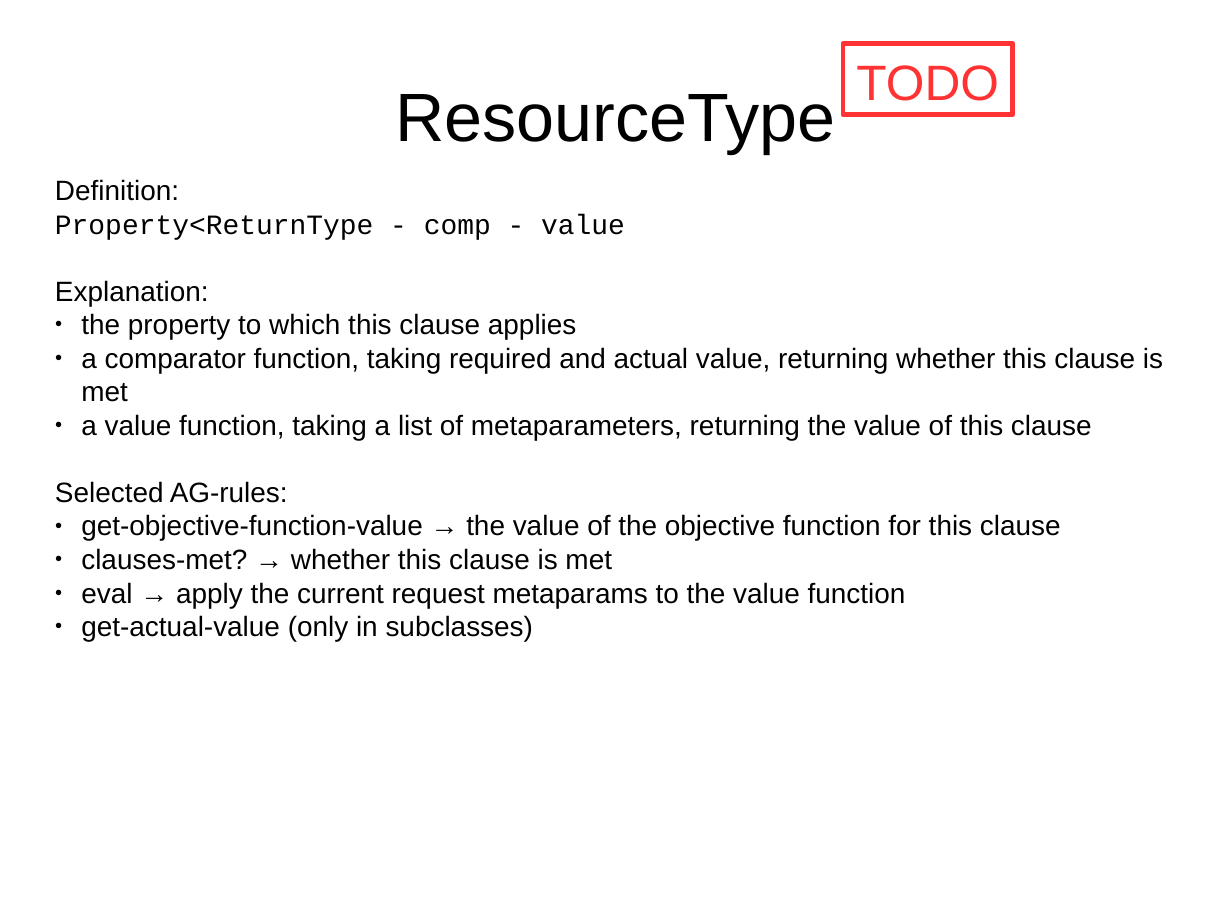
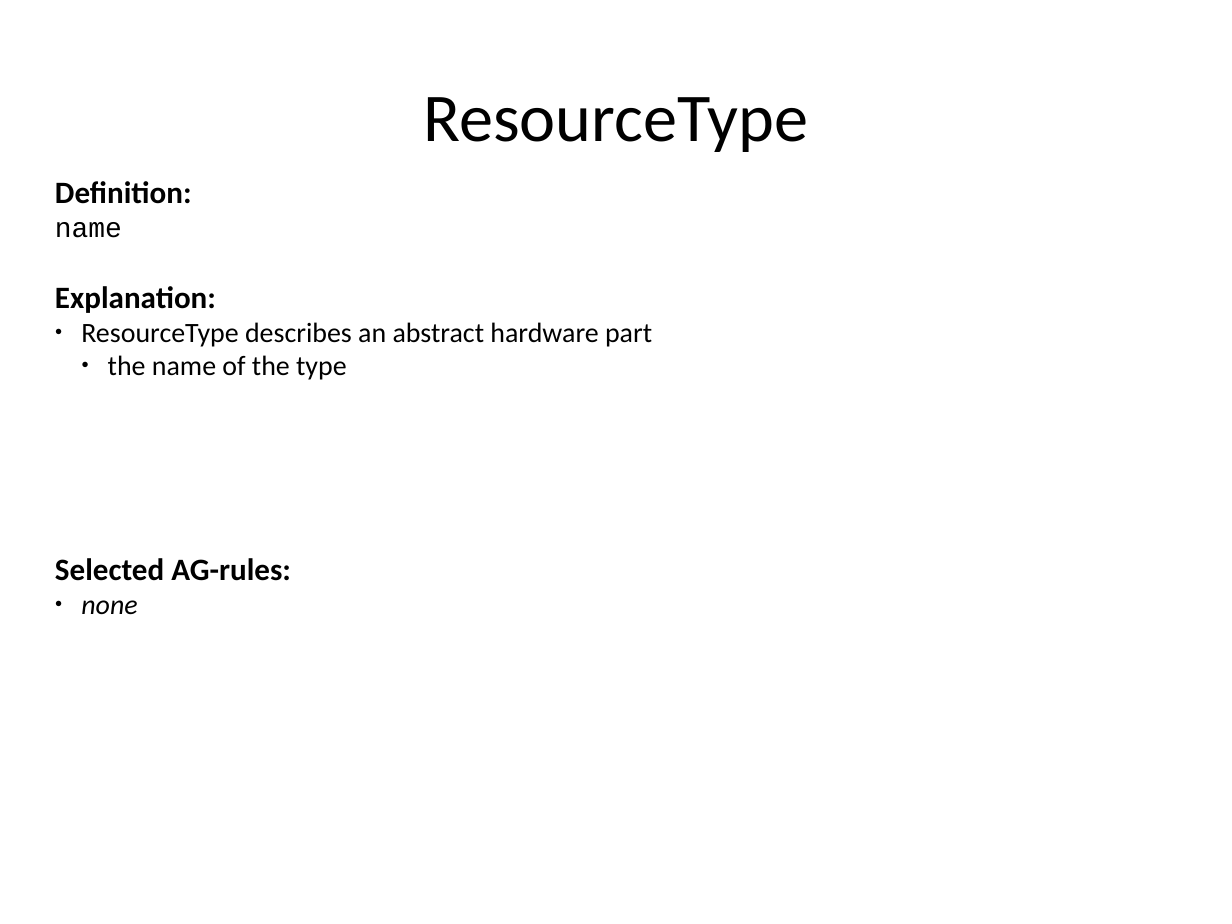
Before and after one commit to rene-schoene/racr-mquat, a slide deck: slide 23 of doc/the-model.odp. Drawn at 1232x924 pixels with LibreOffice and Linux fonts; fonts in the diff are those of the drawing. Boxes give left, top, right and bottom in pixels: in the first picture for what was removed or moved away, otherwise in the second. Text is boxed around its words. In the diff, an @@ line names an element or a change of style, - is before the commit and + after.

Commit message:
Finished detailed docu for AST rules. Switched to Calibri font.

```diff
--- a/doc/the-model.odp
+++ b/doc/the-model.odp
@@ title "ResourceType" at bbox=[423, 97, 808, 152]: font Arial to Calibri @@
@@ rectangle removed at bbox=[843, 44, 1013, 115] @@
-TODO
@@ text at bbox=[55, 181, 291, 581]: size 18 to 20 pt, font Arial to Calibri, bold on in "Definition:", "Explanation:", "Selected AG-rules:" @@
@@ text at bbox=[55, 222, 122, 238]: text changed @@
-Property<ReturnType - comp - value
+name
@@ text at bbox=[81, 322, 652, 380]: text changed; font Arial to Calibri @@
-● the property to which this clause applies
-● a comparator function, taking required and actual value, returning whether this clause is met
-● a value function, taking a list of metaparameters, returning the value of this clause
+● ResourceType describes an abstract hardware part
+  ● the name of the type
@@ text at bbox=[81, 600, 137, 615]: text changed; font Arial to Calibri; italic on @@
-● get-objective-function-value → the value of the objective function for this clause
-● clauses-met? → whether this clause is met
-● eval → apply the current request metaparams to the value function
-● get-actual-value (only in subclasses)
+● none
```
Also in this commit, not shown: 23 other slides changed, 3 slides added, 3 slides removed, 1 other file.
